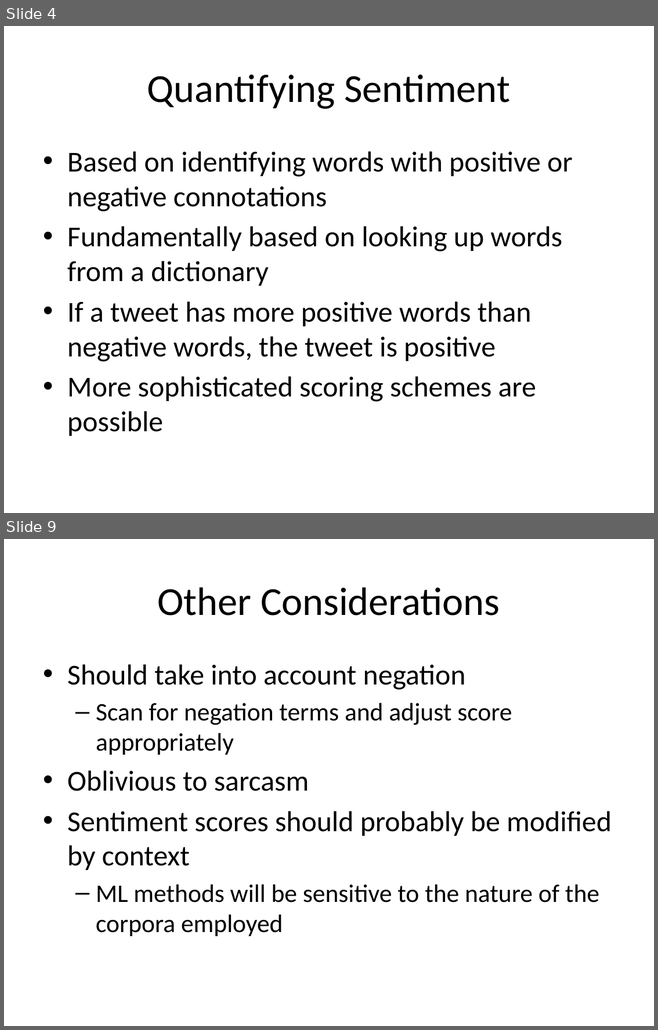
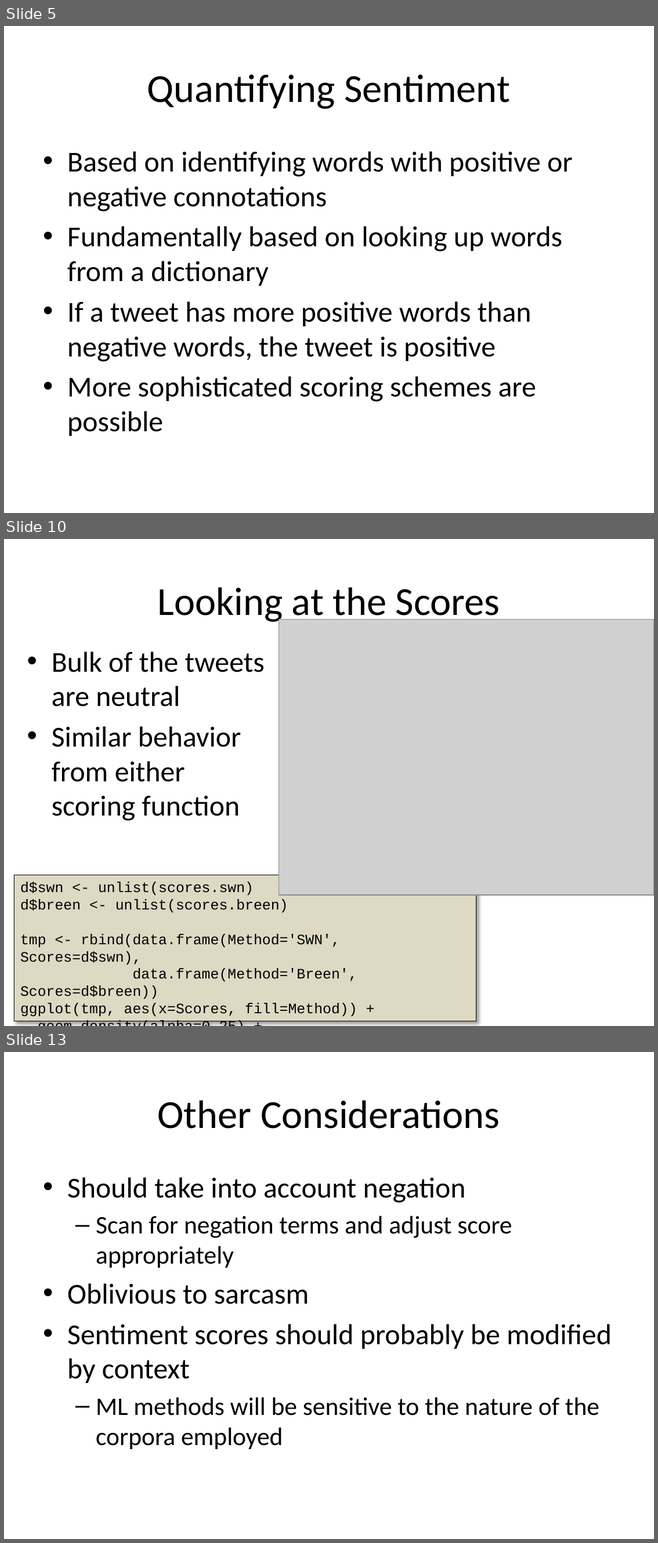
Before and after one commit to rajarshi/ctrug-tweet, a slide deck: ctrug.pptx. Shown one above the other, each under a label of ours: slides 4 and 9 before the commit, slides 5, 10 and 13 after it; the slides between them are not shown. The pictures are 658x1030 and 658x1543 pixels, drawn with LibreOffice and Linux fonts; fonts in the diff are those of the drawing; grey boxes stand for pictures. Boxes give left, top, right and bottom in pixels: in the first picture for what was removed or moved away, otherwise in the second. Text is boxed around its words. In the diff, an @@ line names an element or a change of style, - is before the commit and + after.

```diff
--- a/ctrug.pptx
+++ b/ctrug.pptx
@@ slide 10 added at box(4, 539, 654, 1026), background #FFFFFF @@
@@ title added at box(158, 587, 500, 624), 44 pt, text #000000 @@
+Looking at the Scores
@@ picture added at box(279, 620, 654, 895) @@
@@ text added at box(52, 652, 264, 821), 32 pt, text #000000 @@
+• Bulk of the tweets
+  are neutral
+• Similar behavior
+  from either
+  scoring function
@@ rectangle added at box(14, 875, 476, 1022), fill #DDD9C3, outline #000000 0.75 pt, 16 pt, text #000000 @@
+d$swn <- unlist(scores.swn)
+d$breen <- unlist(scores.breen)
+tmp <- rbind(data.frame(Method='SWN', Scores=d$swn),
+data.frame(Method='Breen', Scores=d$breen))
+ggplot(tmp, aes(x=Scores, fill=Method)) +
+geom_density(alpha=0.25) +
+xlab("Sentiment Scores")
@@ what was slide 4 is now slide 5 @@
@@ what was slide 9 is now slide 13 @@
```
Also in this commit, not shown: 4 slides changed, 3 other slides added, 1 slide removed, 2 other files.
